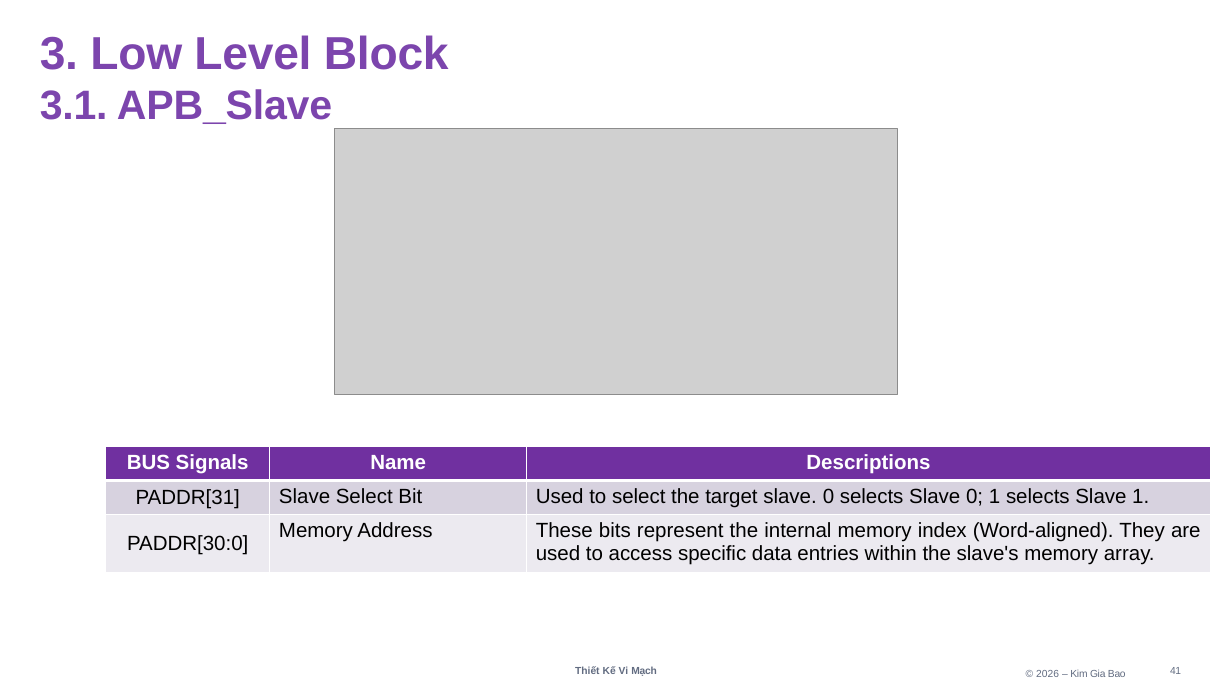
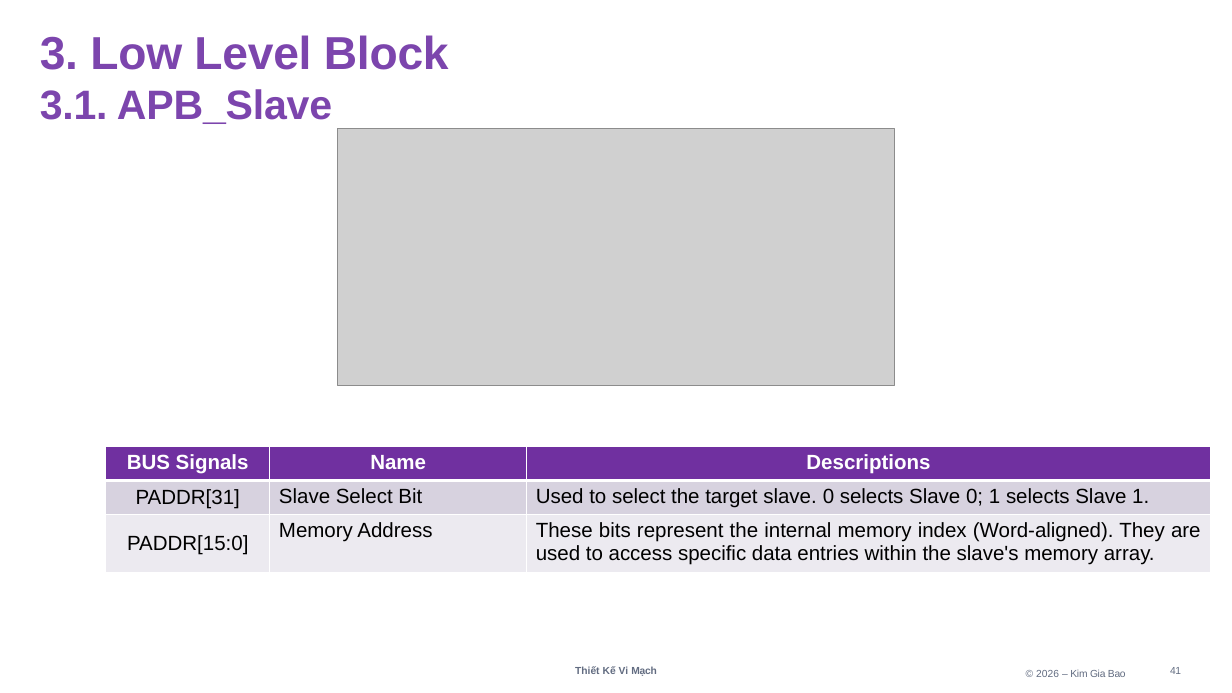
Before and after one commit to KimBao1912/APB_SHA256, a slide deck: slide 41 of Report/APB - SHA.pptx. Drawn at 1232x693 pixels with LibreOffice and Linux fonts; fonts in the diff are those of the drawing; grey boxes stand for pictures. Boxes give left, top, right and bottom in pixels: in the first picture for what was removed or moved away, otherwise in the second. Text is boxed around its words. In the diff, an @@ line names an element or a change of style, - is before the commit and + after.

```diff
--- a/Report/APB - SHA.pptx
+++ b/Report/APB - SHA.pptx
@@ picture: place and size @@
-picture at [335,128,897,395]
+picture at [337,128,895,385]
@@ table at [105,446,1210,573] @@
-row 3, column 1: PADDR[30:0]
+row 3, column 1: PADDR[15:0]
```
Also in this commit, not shown: 4 other slides changed.
